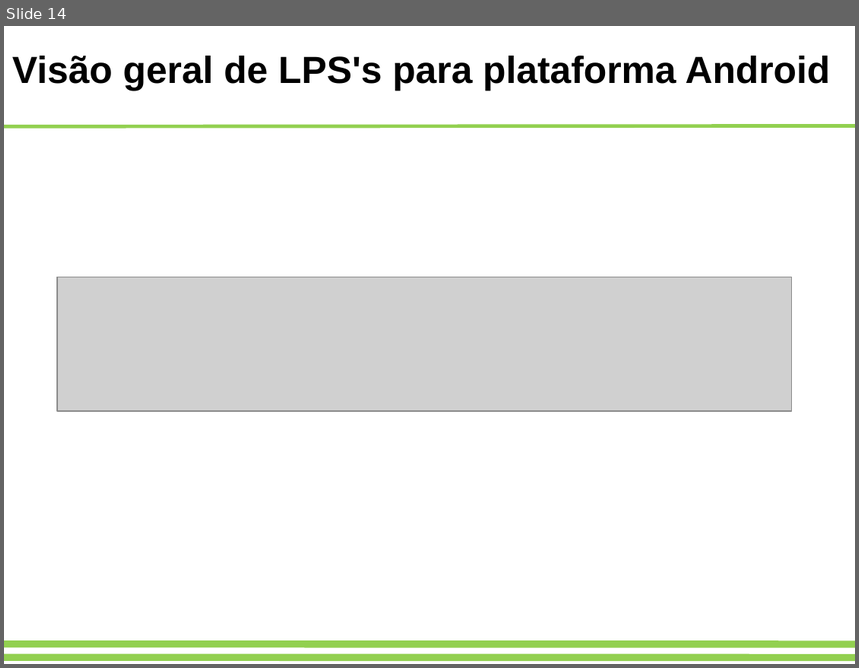
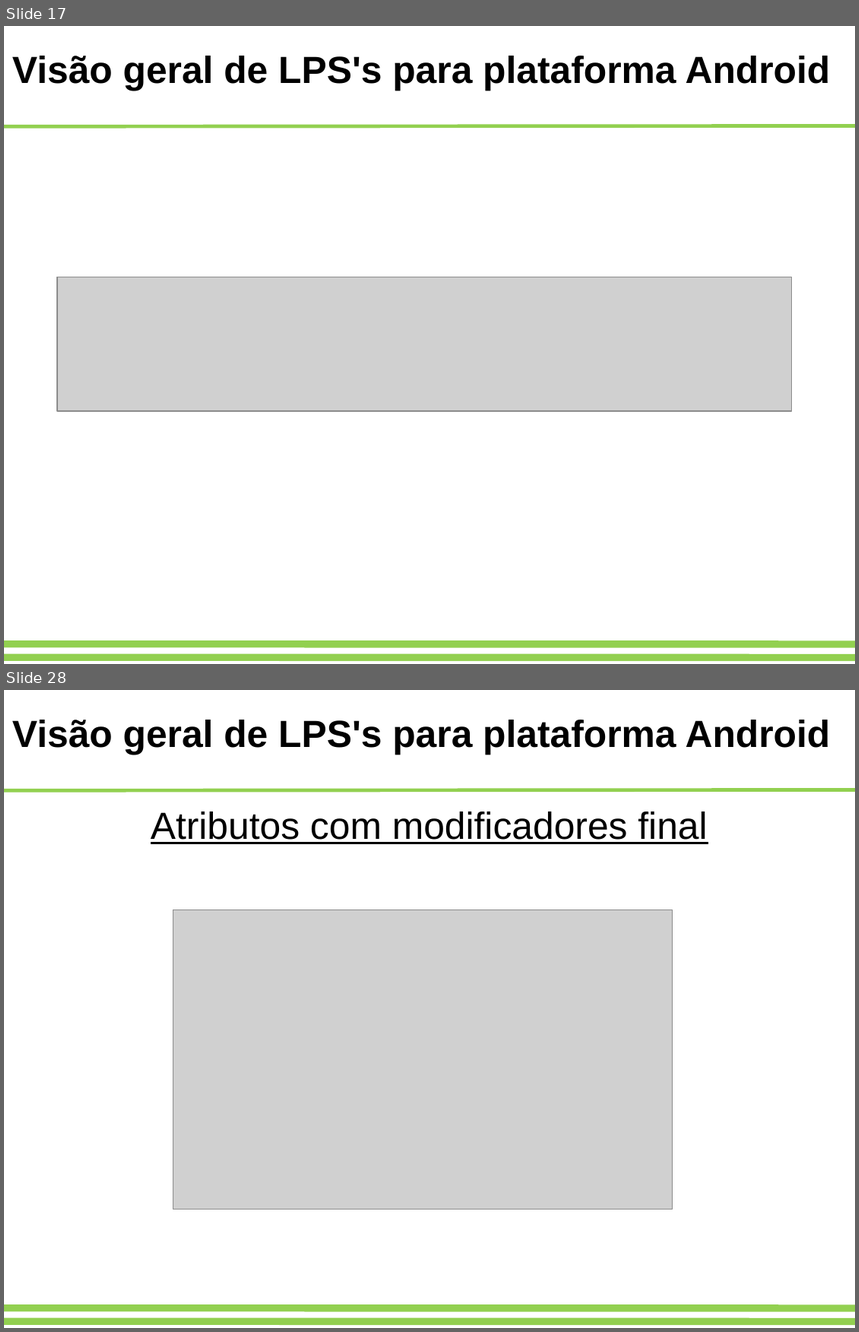
Before and after one commit to adorilson/lps-stuff, a slide deck: trabalhofinal/apresentacao.odp. Shown one above the other, each under a label of ours: slide 14 before the commit, slides 17 and 28 after it; the slides between them are not shown. The pictures are 859x668 and 859x1332 pixels, drawn with LibreOffice and Linux fonts; fonts in the diff are those of the drawing; grey boxes stand for pictures. Boxes give left, top, right and bottom in pixels: in the first picture for what was removed or moved away, otherwise in the second. Text is boxed around its words. In the diff, an @@ line names an element or a change of style, - is before the commit and + after.

```diff
--- a/trabalhofinal/apresentacao.odp
+++ b/trabalhofinal/apresentacao.odp
@@ slide 28 added at [4,690,855,1328], background #FFFFFF; not listed: 3 template elements that a slide beside it also shows @@
@@ text added at [12,720,831,755], 32 pt, text #000000, bold @@
+Visão geral de LPS's para plataforma Android
@@ text added at [151,812,707,844], 32 pt, text #000000, underline @@
+Atributos com modificadores final
@@ picture added at [173,910,672,1210] @@
@@ what was slide 14 is now slide 17 @@
```
Also in this commit, not shown: 6 slides changed, 20 other slides added, 3 slides removed, 18 other files.
